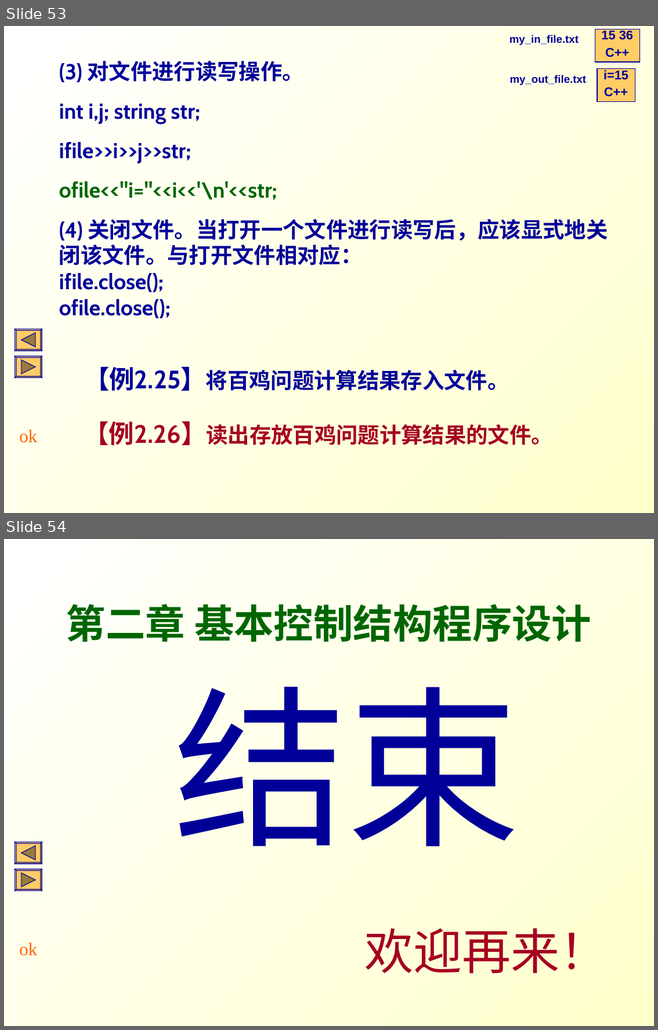
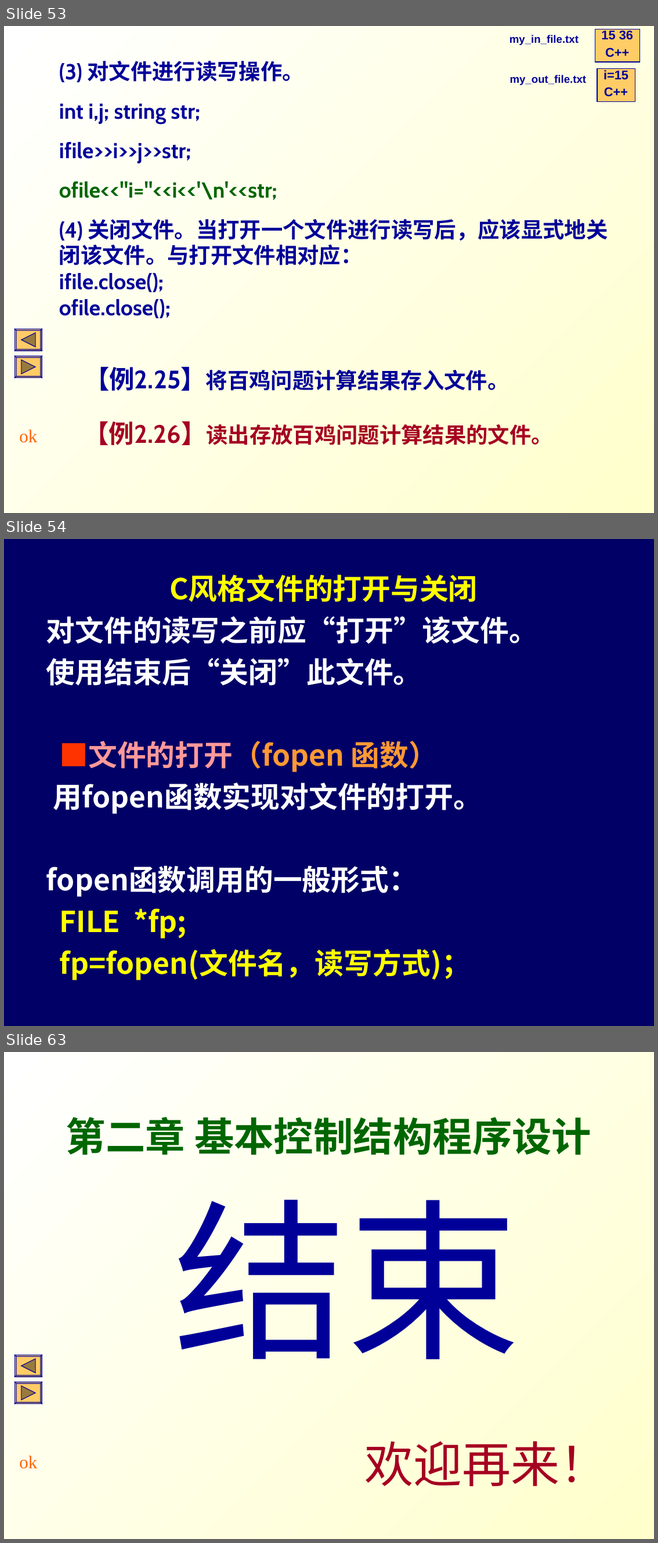
Before and after one commit to Changhe160/Changhe160.github.io, a slide deck: teachingRes/Cplusplus/unit02控制结构.ppt. Shown one above the other, each under a label of ours: slides 53 and 54 before the commit, slides 53, 54 and 63 after it; the slides between them are not shown. The pictures are 658x1030 and 658x1543 pixels, drawn with LibreOffice and Linux fonts; fonts in the diff are those of the drawing. Boxes give left, top, right and bottom in pixels: in the first picture for what was removed or moved away, otherwise in the second. Text is boxed around its words. In the diff, an @@ line names an element or a change of style, - is before the commit and + after.

```diff
--- a/teachingRes/Cplusplus/unit02控制结构.ppt
+++ b/teachingRes/Cplusplus/unit02控制结构.ppt
@@ slide 54 added at (4,539,654,1026), background #000066 @@
@@ text added at (46,574,538,980), 32 pt, text #FFFFFF, bold @@
+C风格文件的打开与关闭
+对文件的读写之前应“打开”该文件。
+使用结束后“关闭”此文件。
+■文件的打开（fopen 函数）
+用fopen函数实现对文件的打开。
+fopen函数调用的一般形式：
+FILE *fp;
+fp=fopen(文件名，读写方式)；
@@ what was slide 54 is now slide 63 @@
```
Also in this commit, not shown: 8 other slides added, 1 other file.
